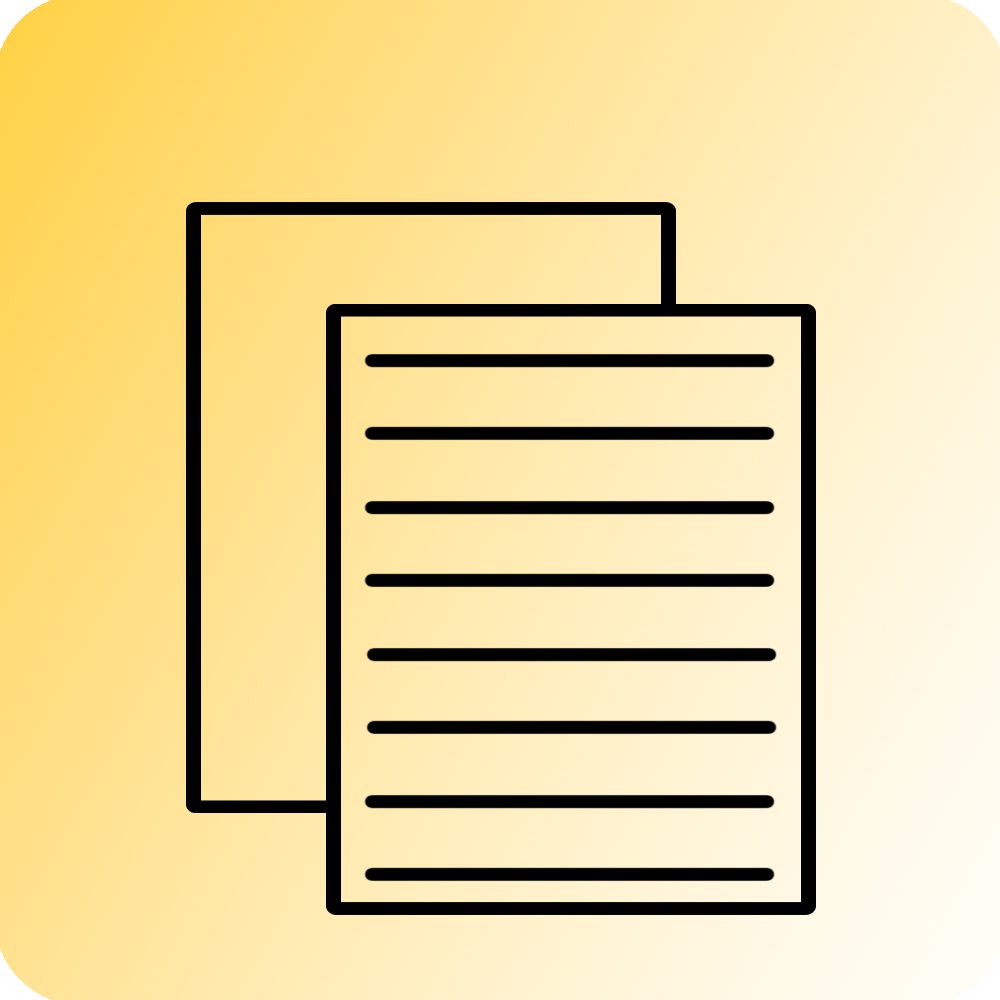
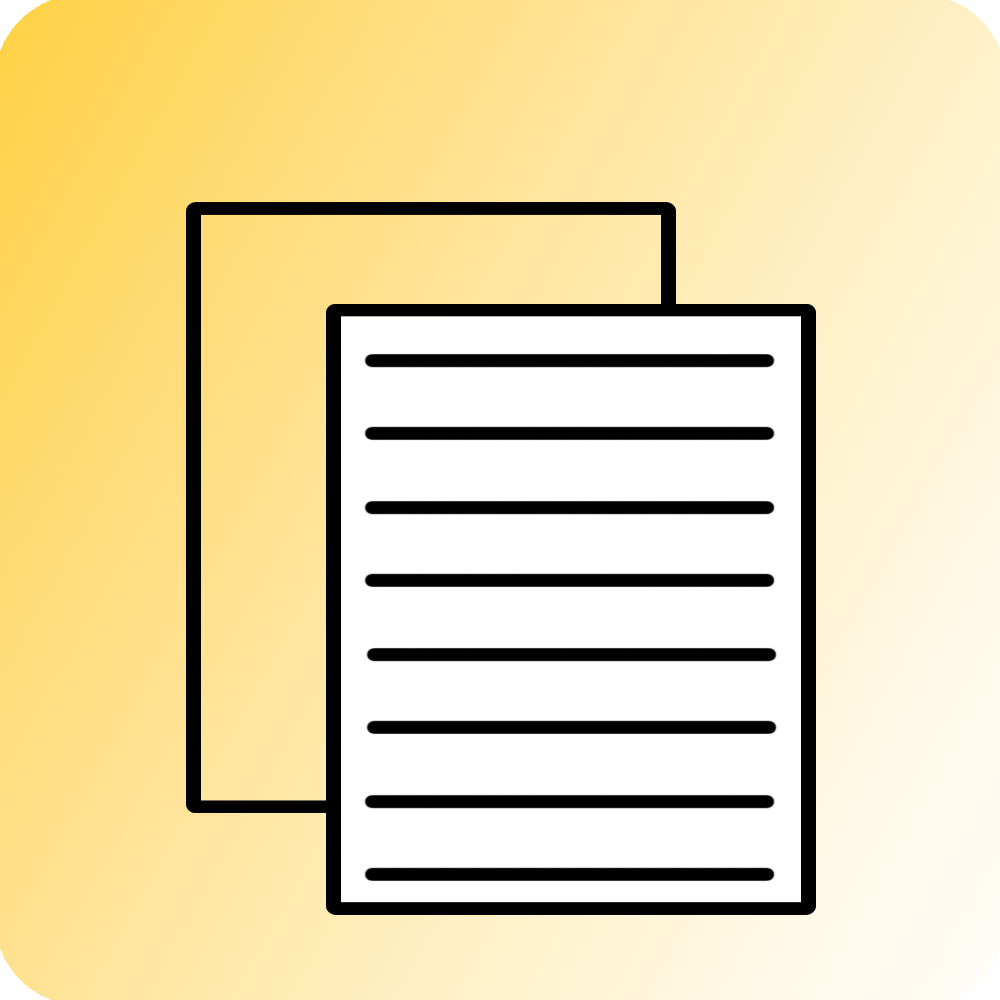
Layers edited between the first and the second 1000 × 1000 image:
painted on "Rectangle 2" over (341, 316, 801, 903)
